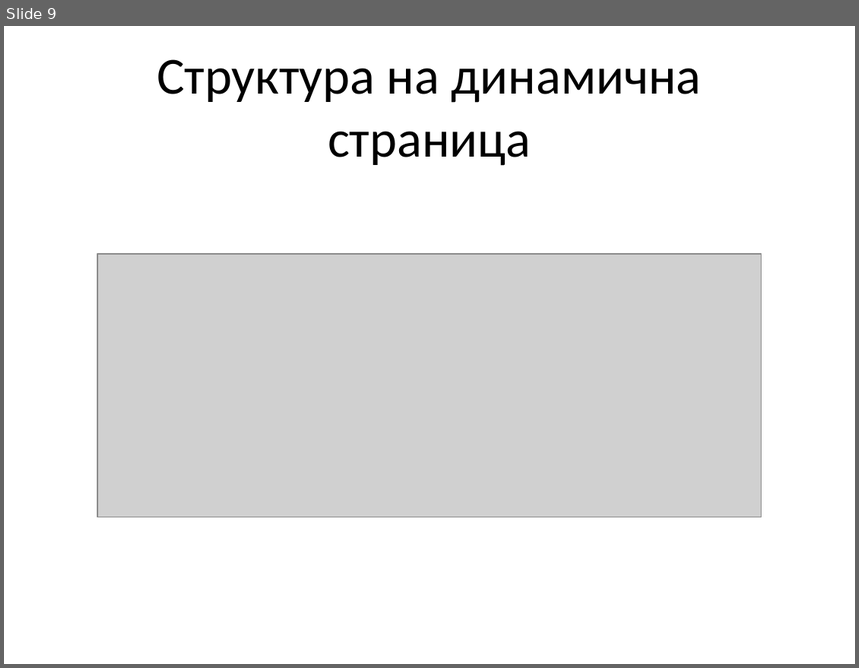
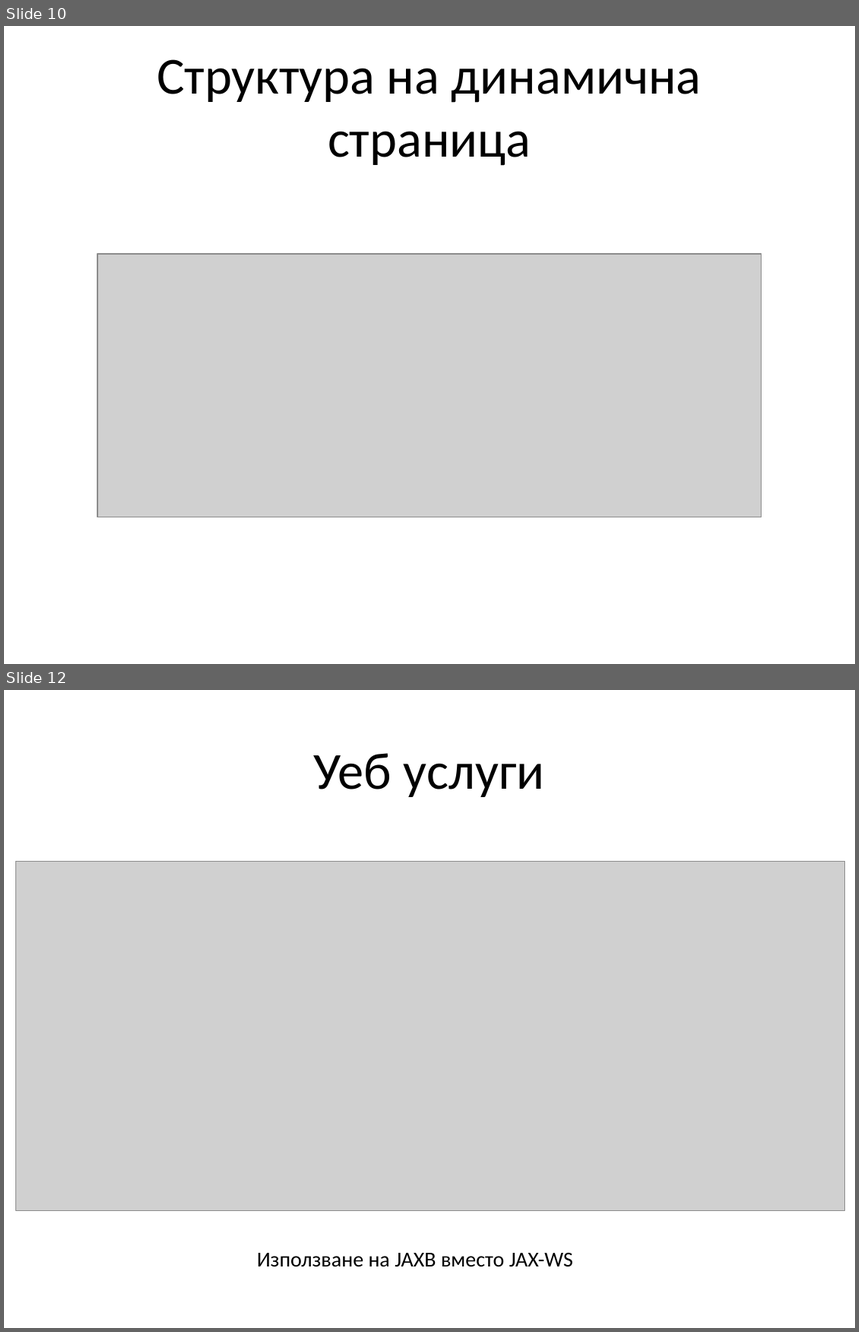
Before and after one commit to jasimcse/team2-strawberry, a slide deck: prezentaciq/venci.ppt. Shown one above the other, each under a label of ours: slide 9 before the commit, slides 10 and 12 after it; the slides between them are not shown. The pictures are 859x668 and 859x1332 pixels, drawn with LibreOffice and Linux fonts; fonts in the diff are those of the drawing; grey boxes stand for pictures. Boxes give left, top, right and bottom in pixels: in the first picture for what was removed or moved away, otherwise in the second. Text is boxed around its words. In the diff, an @@ line names an element or a change of style, - is before the commit and + after.

```diff
--- a/prezentaciq/venci.ppt
+++ b/prezentaciq/venci.ppt
@@ slide 12 added at <box>4,690,855,1328</box>, background #FFFFFF @@
@@ title added at <box>314,753,545,797</box>, 44 pt, text #000000 @@
+Уеб услуги
@@ picture added at <box>16,861,845,1211</box> @@
@@ text added at <box>257,1253,573,1268</box>, 18 pt, text #000000 @@
+Използване на JAXB вместо JAX-WS
@@ what was slide 9 is now slide 10 @@
```
Also in this commit, not shown: 6 slides changed, 8 other slides added, 2 slides removed.
